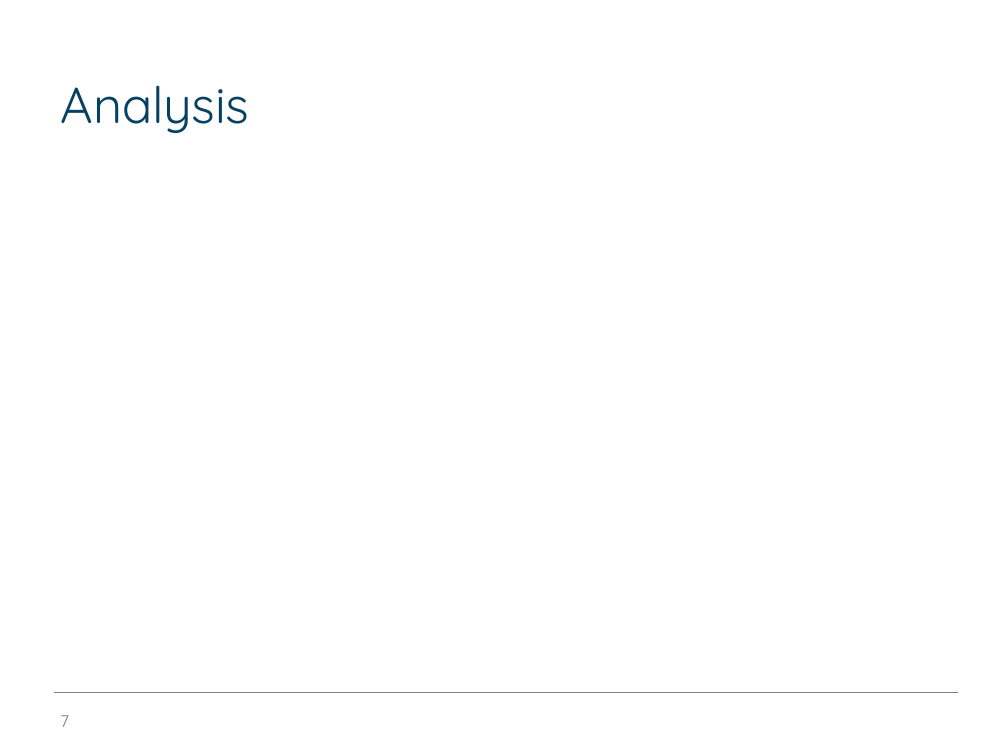
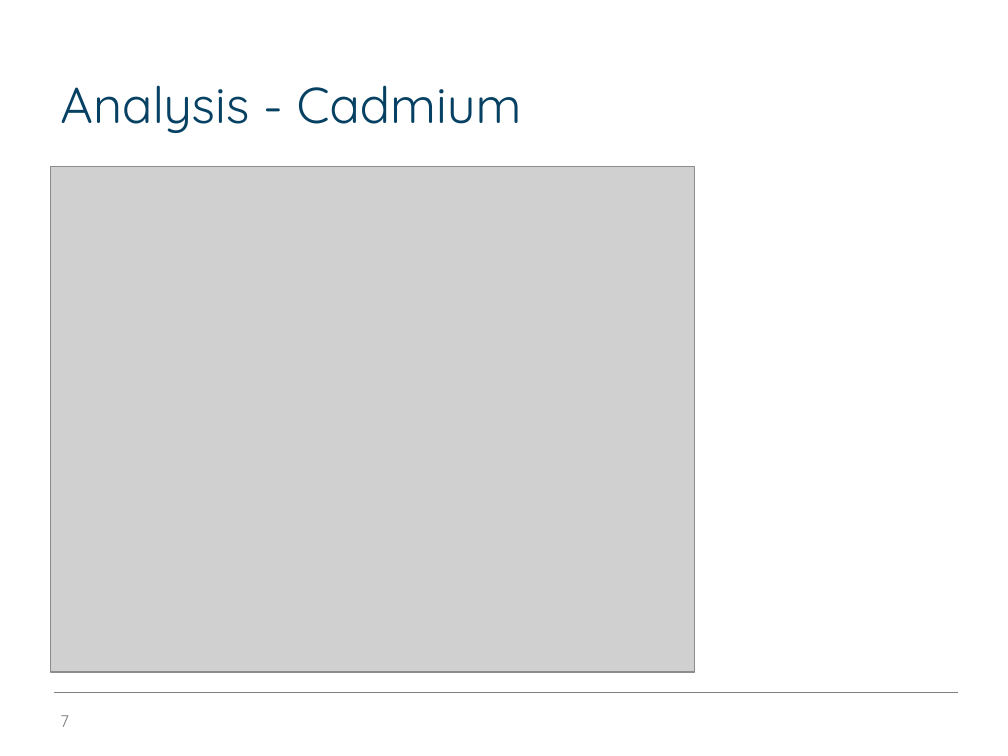
Before and after one commit to edimaudo/hackathon_coding_challenges, a slide deck: slide 7 of open_data_platform_hackathon/osdp_deck.pptx. Drawn at 1008x756 pixels with LibreOffice and Linux fonts; fonts in the diff are those of the drawing; grey boxes stand for pictures; background and template pictures are left out. Boxes give left, top, right and bottom in pixels: in the first picture for what was removed or moved away, otherwise in the second. Text is boxed around its words. In the diff, an @@ line names an element or a change of style, - is before the commit and + after.

```diff
--- a/open_data_platform_hackathon/osdp_deck.pptx
+++ b/open_data_platform_hackathon/osdp_deck.pptx
@@ title at bbox=[60, 85, 522, 133]: text changed @@
-Analysis
+Analysis - Cadmium
@@ picture added at bbox=[50, 166, 695, 672] @@
```
Also in this commit, not shown: 4 other slides changed, 8 slides added, 2 slides removed.
